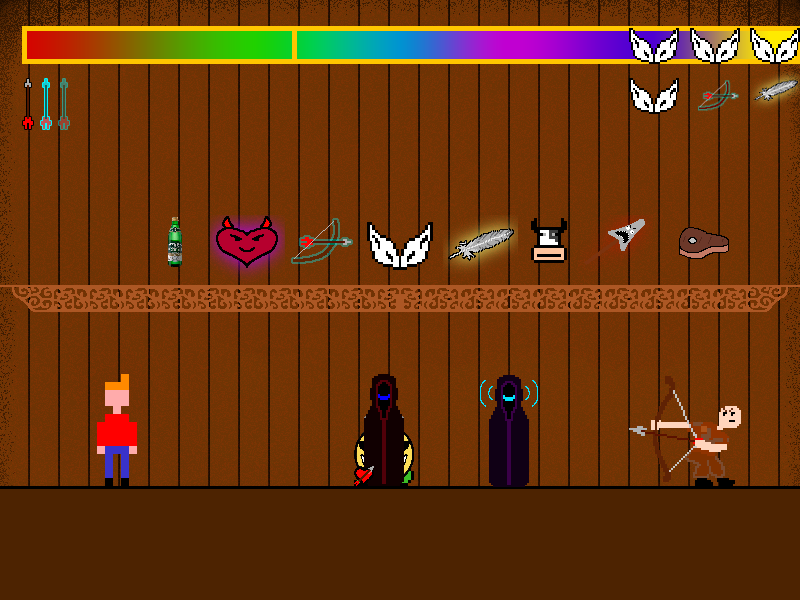
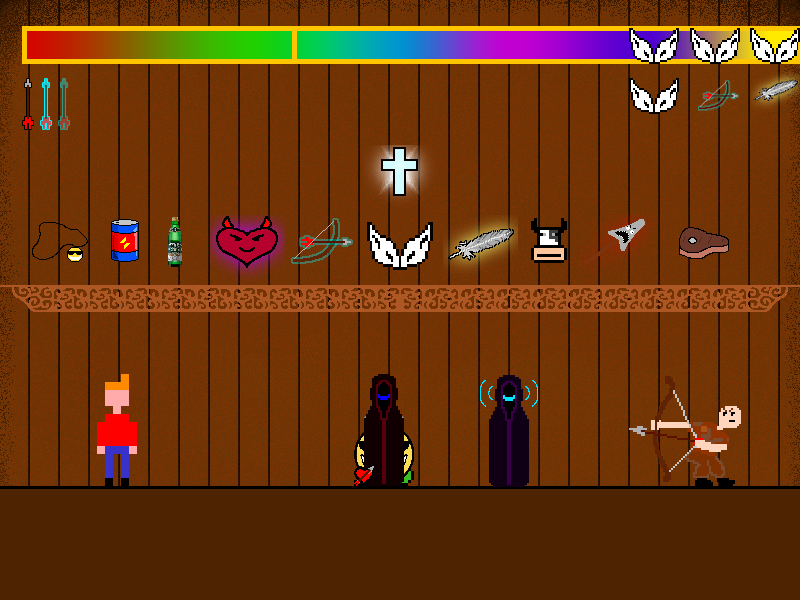
Layers edited between the first and the second 800×600 image:
added layer "id10" in group "treasures" over 32, 222, 88, 262
added layer "id9" in group "treasures" over 363, 145, 436, 205
added layer "id8" in group "treasures" over 111, 219, 139, 262
